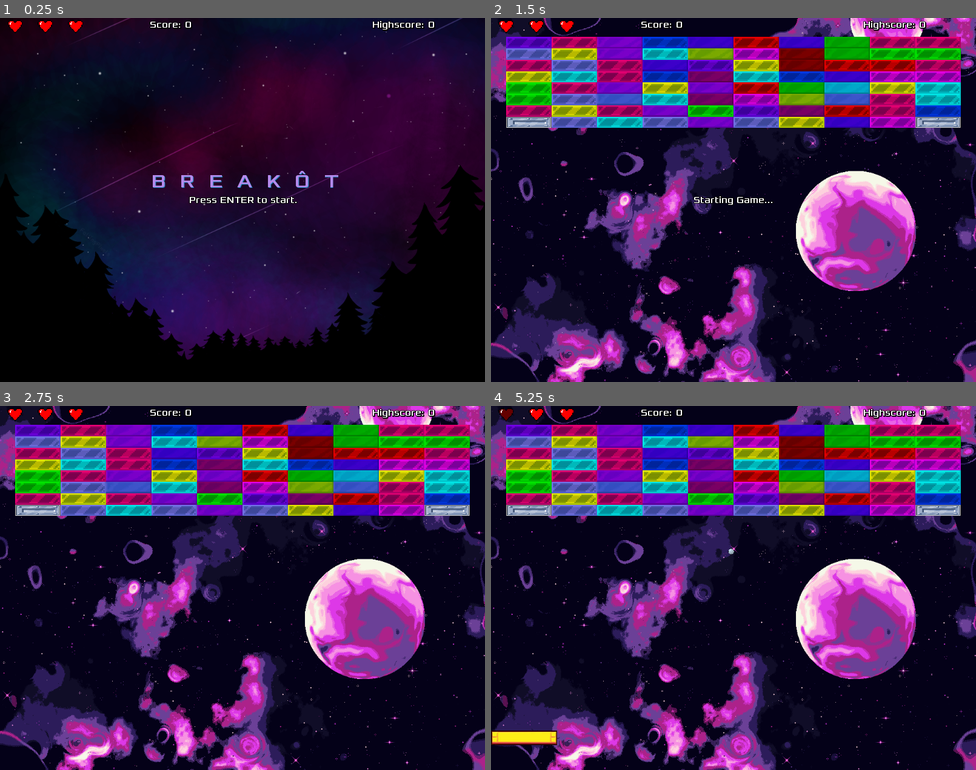
Above: before the commit, frames 1-4 (two rows, left to right).
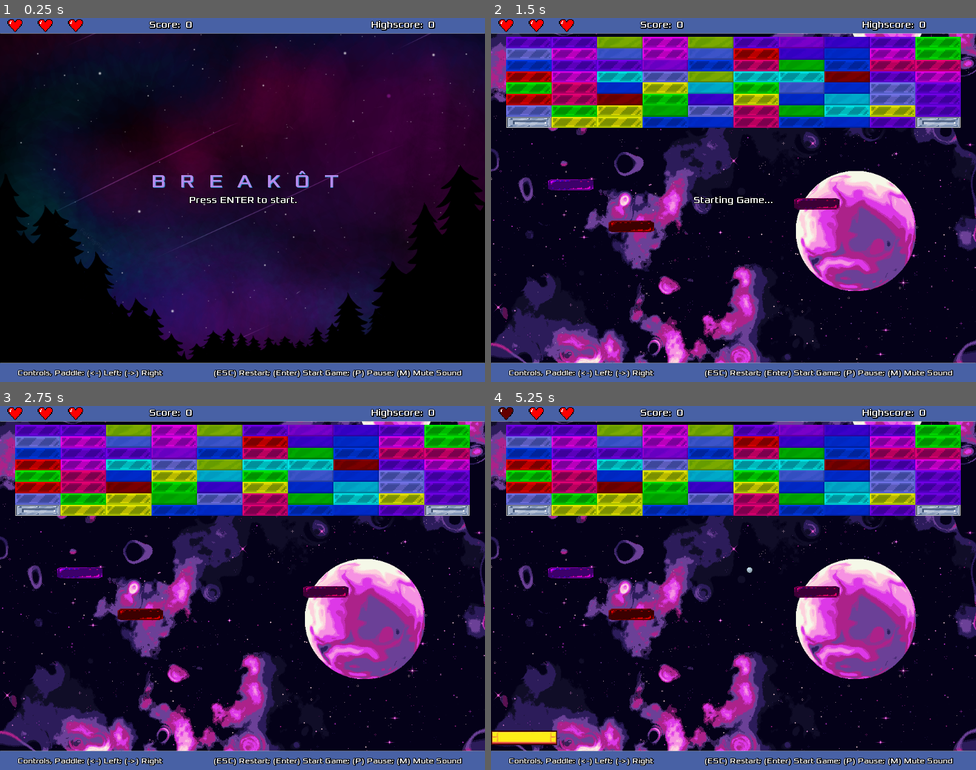
Above: after the commit, the same moments.

Repository: cristiadu/breakot
Game: Godot game, scene res://Main.tscn
Two runs of this game, one before a commit and one after it. Both use one fixed random seed, a clock stepped at 60 frames per second and the inputs below.
Inputs:
- Up to frame 1 (0.25 s): no input
- Up to frame 2 (1.5 s): tap Enter (ui_accept) at 0.5, 0.77, 1.25 s; hold Right (ui_right) 0.53-1.28 s; hold Left (ui_left) from 1.28 s (still down)
- Up to frame 3 (2.75 s): tap Enter (ui_accept) at 1.52, 2 s; release Left (ui_left) at 2.03 s; hold Right (ui_right) from 2.03 s (still down)
- Up to frame 4 (5.25 s): tap Enter (ui_accept) at 3.02, 3.77, 4.52 s; release Right (ui_right) at 3.53 s; hold Left (ui_left) from 3.53 s (still down)

The runs differ from the first frame. In frame 1, 8.9% of the frame differs, in the area x 0-100%, y 0-100%; in frame 2, 30%; in frame 3, 30%; in frame 4, 30%.

Commit message:
Add Controls Information and HUD Lines

Diff:
--- a/HUD.tscn
+++ b/HUD.tscn
@@ -6,6 +6,16 @@
 [ext_resource path="res://assets/audio/intro_song.wav" type="AudioStream" id=4]
 [ext_resource path="res://assets/audio/new_highscore.wav" type="AudioStream" id=5]
 
+[sub_resource type="DynamicFont" id=5]
+outline_size = 1
+outline_color = Color( 0, 0, 0, 1 )
+font_data = ExtResource( 2 )
+
+[sub_resource type="DynamicFont" id=4]
+outline_size = 1
+outline_color = Color( 0, 0, 0, 1 )
+font_data = ExtResource( 2 )
+
 [sub_resource type="DynamicFont" id=1]
 size = 40
 extra_spacing_char = 30
@@ -33,6 +43,63 @@
 margin_bottom = 768.0
 texture = ExtResource( 1 )
 expand = true
+
+[node name="Layout" type="Node2D" parent="."]
+
+[node name="TopRectangle" type="ColorRect" parent="Layout"]
+margin_right = 1024.0
+margin_bottom = 32.0
+color = Color( 0.286275, 0.384314, 0.65098, 1 )
+
+[node name="TopSeparator" type="HSeparator" parent="Layout"]
+margin_top = 28.0
+margin_right = 1024.0
+margin_bottom = 38.0
+
+[node name="BottomRectangle" type="ColorRect" parent="Layout"]
+margin_top = 728.0
+margin_right = 1024.0
+margin_bottom = 768.0
+color = Color( 0.286275, 0.384314, 0.65098, 1 )
+
+[node name="BottomSeparator" type="HSeparator" parent="Layout"]
+margin_top = 714.0
+margin_right = 1024.0
+margin_bottom = 742.0
+
+[node name="PaddleControlsInfo" type="Label" parent="Layout"]
+anchor_left = 0.5
+anchor_top = 0.5
+anchor_right = 0.5
+anchor_bottom = 0.5
+margin_left = 32.0
+margin_top = 720.0
+margin_right = 344.0
+margin_bottom = 776.0
+custom_colors/font_color = Color( 1, 1, 1, 1 )
+custom_colors/font_outline_modulate = Color( 0, 0, 0, 1 )
+custom_colors/font_color_shadow = Color( 0, 0, 0, 1 )
+custom_fonts/font = SubResource( 5 )
+text = "Controls, Paddle: (<-) Left; (->) Right"
+align = 1
+valign = 1
+
+[node name="MenuControlsInfo" type="Label" parent="Layout"]
+anchor_left = 0.5
+anchor_top = 0.5
+anchor_right = 0.5
+anchor_bottom = 0.5
+margin_left = 449.0
+margin_top = 720.0
+margin_right = 971.0
+margin_bottom = 776.0
+custom_colors/font_color = Color( 1, 1, 1, 1 )
+custom_colors/font_outline_modulate = Color( 0, 0, 0, 1 )
+custom_colors/font_color_shadow = Color( 0, 0, 0, 1 )
+custom_fonts/font = SubResource( 4 )
+text = "(ESC) Restart; (Enter) Start Game; (P) Pause; (M) Mute Sound "
+align = 1
+valign = 1
 
 [node name="TitleScreen" type="Label" parent="."]
 anchor_left = 0.5
@@ -69,9 +136,9 @@
 [node name="ScoreLabel" type="Label" parent="."]
 anchor_left = 0.5
 anchor_right = 0.5
-margin_left = -196.0
-margin_top = 3.0
-margin_right = -8.0
+margin_left = -197.0
+margin_top = 3.0
+margin_right = -9.0
 margin_bottom = 28.0
 custom_colors/font_color = Color( 1, 1, 1, 1 )
 custom_colors/font_outline_modulate = Color( 0, 0, 0, 1 )
@@ -82,9 +149,9 @@
 [node name="CurrentScore" type="Label" parent="."]
 anchor_left = 0.5
 anchor_right = 0.5
-margin_left = -121.0
-margin_top = 3.0
-margin_right = -7.0
+margin_left = -120.0
+margin_top = 3.0
+margin_right = -6.0
 margin_bottom = 28.0
 custom_colors/font_color = Color( 1, 1, 1, 1 )
 custom_colors/font_outline_modulate = Color( 0, 0, 0, 1 )
@@ -95,9 +162,9 @@
 [node name="HighscoreLabel" type="Label" parent="."]
 anchor_left = 1.0
 anchor_right = 1.0
-margin_left = -238.0
-margin_top = 3.0
-margin_right = -46.0
+margin_left = -240.0
+margin_top = 3.0
+margin_right = -48.0
 margin_bottom = 28.0
 custom_colors/font_color = Color( 1, 1, 1, 1 )
 custom_colors/font_outline_modulate = Color( 0, 0, 0, 1 )
@@ -124,13 +191,14 @@
 [node name="Lives" type="Node2D" parent="."]
 
 [node name="Heart1" parent="Lives" instance=ExtResource( 3 )]
-position = Vector2( 160, 18 )
+position = Vector2( 160, 16 )
 
 [node name="Heart2" parent="Lives" instance=ExtResource( 3 )]
-position = Vector2( 96, 18 )
+position = Vector2( 96, 16 )
 
 [node name="Heart3" parent="Lives" instance=ExtResource( 3 )]
-position = Vector2( 32, 18 )
+position = Vector2( 32, 16 )
 
 [node name="HideHUDMessageTimer" type="Timer" parent="."]
 wait_time = 2.0
+one_shot = true
--- a/Main.tscn
+++ b/Main.tscn
@@ -40,11 +40,13 @@
 [node name="TopWall" type="StaticBody2D" parent="CollisionWalls"]
 
 [node name="CollisionShape2D" type="CollisionShape2D" parent="CollisionWalls/TopWall"]
+position = Vector2( 0, 32 )
 shape = SubResource( 3 )
 
 [node name="BottomWall" type="StaticBody2D" parent="CollisionWalls"]
 
 [node name="CollisionShape2D" type="CollisionShape2D" parent="CollisionWalls/BottomWall"]
+position = Vector2( 0, -39 )
 shape = SubResource( 4 )
 
 [node name="Paddle" parent="." instance=ExtResource( 5 )]
--- a/blocks/Block.gd
+++ b/blocks/Block.gd
@@ -19,12 +19,12 @@
 signal hit
 
 func _ready():
-	random.randomize()
 	add_to_group("block")
 	apply_color()
 
 
 func apply_color():
+	random.randomize()
 	$Sprite.self_modulate = colors[random.randi_range(0, colors.size() - 1)]
 
 
--- a/blocks/BubbleBlock.tscn
+++ b/blocks/BubbleBlock.tscn
@@ -4,8 +4,9 @@
 [ext_resource path="res://blocks/BubbleBlock.gd" type="Script" id=2]
 [ext_resource path="res://assets/audio/block_bubble.wav" type="AudioStream" id=3]
 
-[sub_resource type="RectangleShape2D" id=1]
-extents = Vector2( 64, 16 )
+[sub_resource type="CapsuleShape2D" id=1]
+radius = 16.0
+height = 96.0
 
 [node name="BubbleBlock" type="StaticBody2D" groups=["block"]]
 scale = Vector2( 0.75, 0.75 )
@@ -15,6 +16,7 @@
 texture = ExtResource( 1 )
 
 [node name="CollisionShape2D" type="CollisionShape2D" parent="."]
+rotation = 1.5708
 shape = SubResource( 1 )
 
 [node name="HitSound" type="AudioStreamPlayer" parent="."]
--- a/blocks/CrackeableGlassBlock.tscn
+++ b/blocks/CrackeableGlassBlock.tscn
@@ -18,8 +18,9 @@
 "speed": 5.0
 } ]
 
-[sub_resource type="RectangleShape2D" id=1]
-extents = Vector2( 64, 16 )
+[sub_resource type="CapsuleShape2D" id=3]
+radius = 16.0
+height = 96.0
 
 [node name="CrackeableGlassBlock" type="StaticBody2D" groups=["block"]]
 scale = Vector2( 0.75, 0.75 )
@@ -30,7 +31,8 @@
 animation = "cracked"
 
 [node name="CollisionShape2D" type="CollisionShape2D" parent="."]
-shape = SubResource( 1 )
+rotation = 1.5708
+shape = SubResource( 3 )
 
 [node name="HitSound" type="AudioStreamPlayer" parent="."]
 stream = ExtResource( 4 )
--- a/blocks/MetalBlock.tscn
+++ b/blocks/MetalBlock.tscn
@@ -4,8 +4,9 @@
 [ext_resource path="res://blocks/MetalBlock.gd" type="Script" id=2]
 [ext_resource path="res://assets/audio/block_metal.wav" type="AudioStream" id=3]
 
-[sub_resource type="RectangleShape2D" id=1]
-extents = Vector2( 64, 16 )
+[sub_resource type="CapsuleShape2D" id=1]
+radius = 16.0
+height = 96.0
 
 [node name="MetalBlock" type="StaticBody2D" groups=["block"]]
 scale = Vector2( 0.75, 0.75 )
@@ -16,6 +17,7 @@
 texture = ExtResource( 1 )
 
 [node name="CollisionShape2D" type="CollisionShape2D" parent="."]
+rotation = 1.5708
 shape = SubResource( 1 )
 
 [node name="HitSound" type="AudioStreamPlayer" parent="."]
--- a/blocks/WeakGlassBlock.tscn
+++ b/blocks/WeakGlassBlock.tscn
@@ -4,8 +4,9 @@
 [ext_resource path="res://blocks/WeakGlassBlock.gd" type="Script" id=2]
 [ext_resource path="res://assets/audio/block_glass.wav" type="AudioStream" id=3]
 
-[sub_resource type="RectangleShape2D" id=1]
-extents = Vector2( 64, 16 )
+[sub_resource type="CapsuleShape2D" id=1]
+radius = 16.0
+height = 96.0
 
 [node name="WeakGlassBlock" type="StaticBody2D" groups=["block"]]
 scale = Vector2( 0.75, 0.75 )
@@ -15,6 +16,7 @@
 texture = ExtResource( 1 )
 
 [node name="CollisionShape2D" type="CollisionShape2D" parent="."]
+rotation = 1.5708
 shape = SubResource( 1 )
 
 [node name="HitSound" type="AudioStreamPlayer" parent="."]
--- a/levels/Level1.tscn
+++ b/levels/Level1.tscn
@@ -1,8 +1,9 @@
-[gd_scene load_steps=5 format=2]
+[gd_scene load_steps=6 format=2]
 
 [ext_resource path="res://blocks/CrackeableGlassBlock.tscn" type="PackedScene" id=1]
 [ext_resource path="res://blocks/WeakGlassBlock.tscn" type="PackedScene" id=2]
 [ext_resource path="res://blocks/MetalBlock.tscn" type="PackedScene" id=3]
+[ext_resource path="res://blocks/BubbleBlock.tscn" type="PackedScene" id=4]
 [ext_resource path="res://assets/level1-bg.png" type="Texture" id=5]
 
 [node name="Level1" type="Node2D"]
@@ -261,3 +262,12 @@
 
 [node name="StartingPaddlePosition" type="Position2D" parent="."]
 position = Vector2( 500, 700 )
+
+[node name="BubbleBlock" parent="." instance=ExtResource( 4 )]
+position = Vector2( 296, 440 )
+
+[node name="BubbleBlock2" parent="." instance=ExtResource( 4 )]
+position = Vector2( 688, 392 )
+
+[node name="BubbleBlock3" parent="." instance=ExtResource( 4 )]
+position = Vector2( 168, 352 )
Not shown: 1 places in HUD.tscn that only renumber resources
Binary file changed: assets/block-bubble.png
